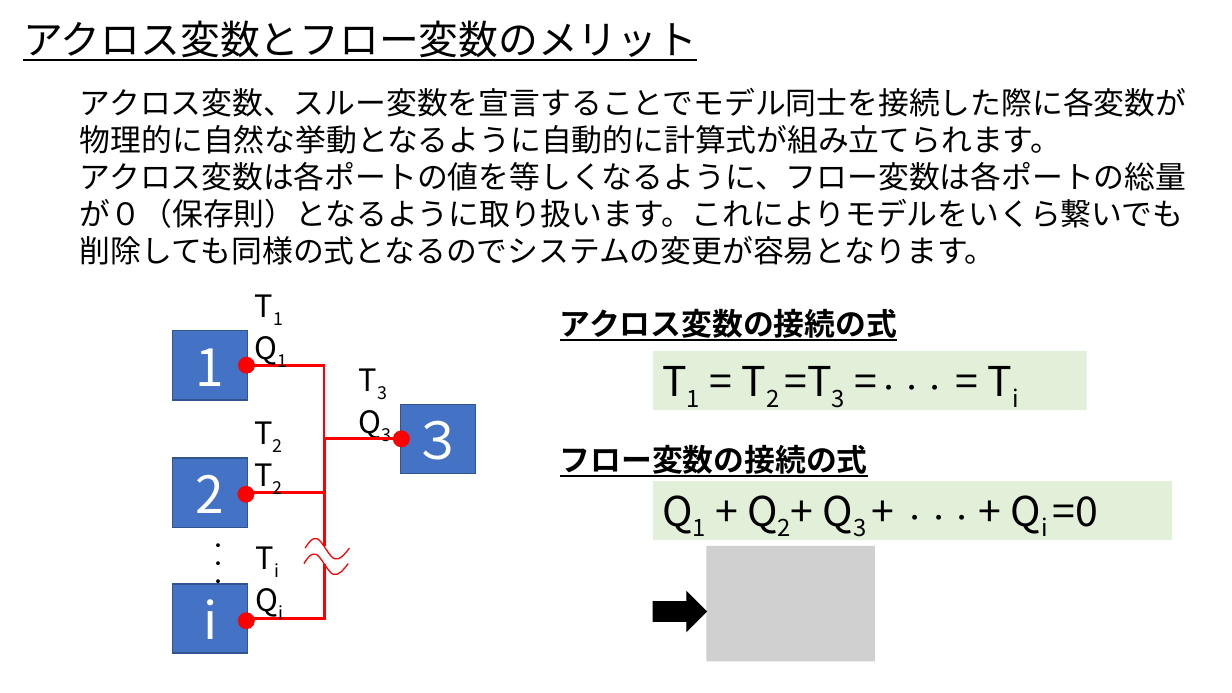
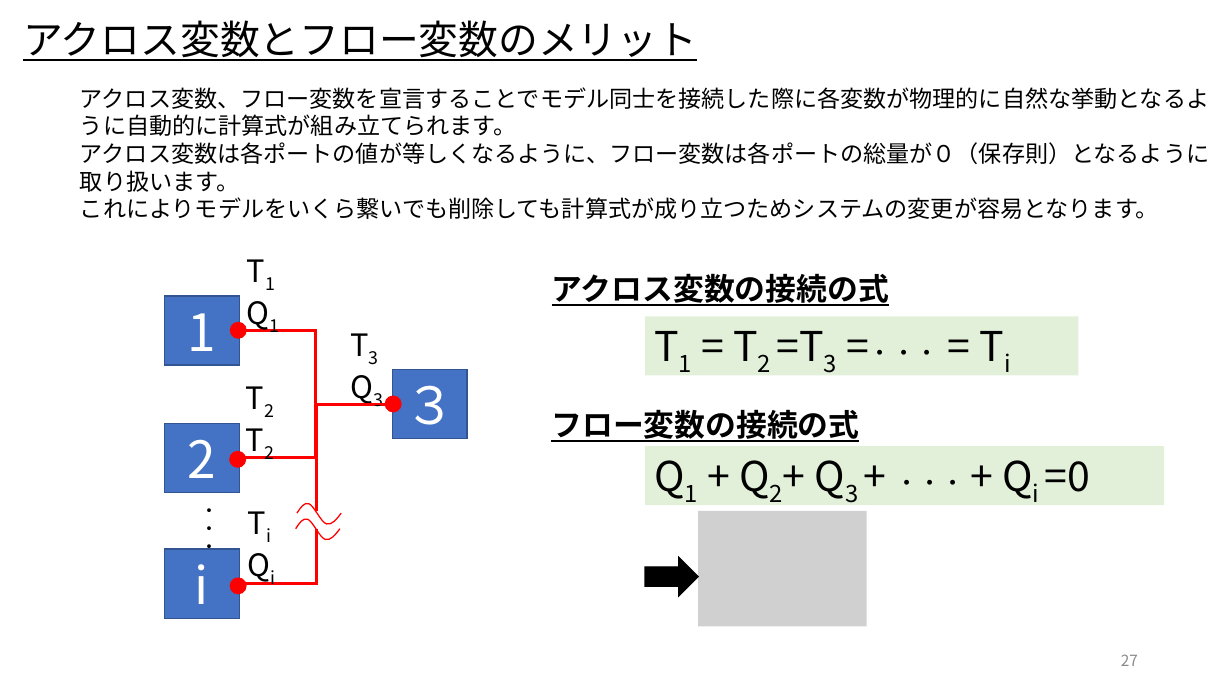
Before and after one commit to UedaShigenori/OpenModelica_Tutorials_Ja, a slide deck: slide 27 of Dev/7_PhysicsDomainModel/OpenModelica_Tutorials_7_PlantModel.pptx (slide 26 before the commit). Drawn at 1232x693 pixels with LibreOffice and Linux fonts; fonts in the diff are those of the drawing; grey boxes stand for pictures. Boxes give left, top, right and bottom in pixels: in the first picture for what was removed or moved away, otherwise in the second. Text is boxed around its words. In the diff, an @@ line names an element or a change of style, - is before the commit and + after.

```diff
--- a/Dev/7_PhysicsDomainModel/OpenModelica_Tutorials_7_PlantModel.pptx
+++ b/Dev/7_PhysicsDomainModel/OpenModelica_Tutorials_7_PlantModel.pptx
@@ text at (x1=80, y1=87, x2=1209, y2=219): text changed; size 24 to 18 pt @@
-アクロス変数、スルー変数を宣言することでモデル同士を接続した際に各変数が物理的に自然な挙動となるように自動的に計算式が組み立てられます。
-アクロス変数は各ポートの値を等しくなるように、フロー変数は各ポートの総量が０（保存則）となるように取り扱います。これによりモデルをいくら繋いでも削除しても同様の式となるのでシステムの変更が容易となります。
+アクロス変数、フロー変数を宣言することでモデル同士を接続した際に各変数が物理的に自然な挙動となるように自動的に計算式が組み立てられます。
+アクロス変数は各ポートの値が等しくなるように、フロー変数は各ポートの総量が０（保存則）となるように取り扱います。
+これによりモデルをいくら繋いでも削除しても計算式が成り立つためシステムの変更が容易となります。
@@ picture moved from (x1=706, y1=546, x2=874, y2=662) to (x1=699, y1=511, x2=867, y2=627) @@
@@ 7 texts, 7 rectangles, 4 ellipses, 3 elbow lines, 2 freeform shapes, 1 right arrow moved together from (x1=173, y1=283, x2=1173, y2=653) to (x1=165, y1=248, x2=1165, y2=618) @@
@@ page number added at (x1=1121, y1=654, x2=1138, y2=666), 12 pt, text #8C8C8C @@
+27
```
Also in this commit, not shown: 11 other slides changed, 3 slides added, 49 slides removed, 6 other files.
